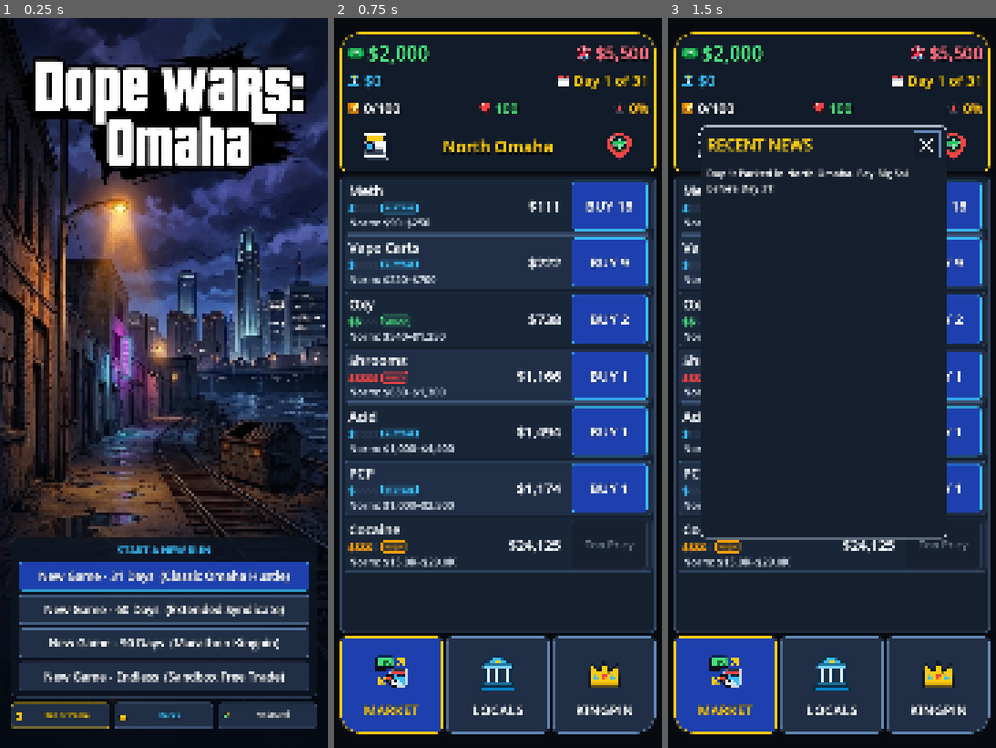
Above: before the commit, frames 1-3 (left to right).
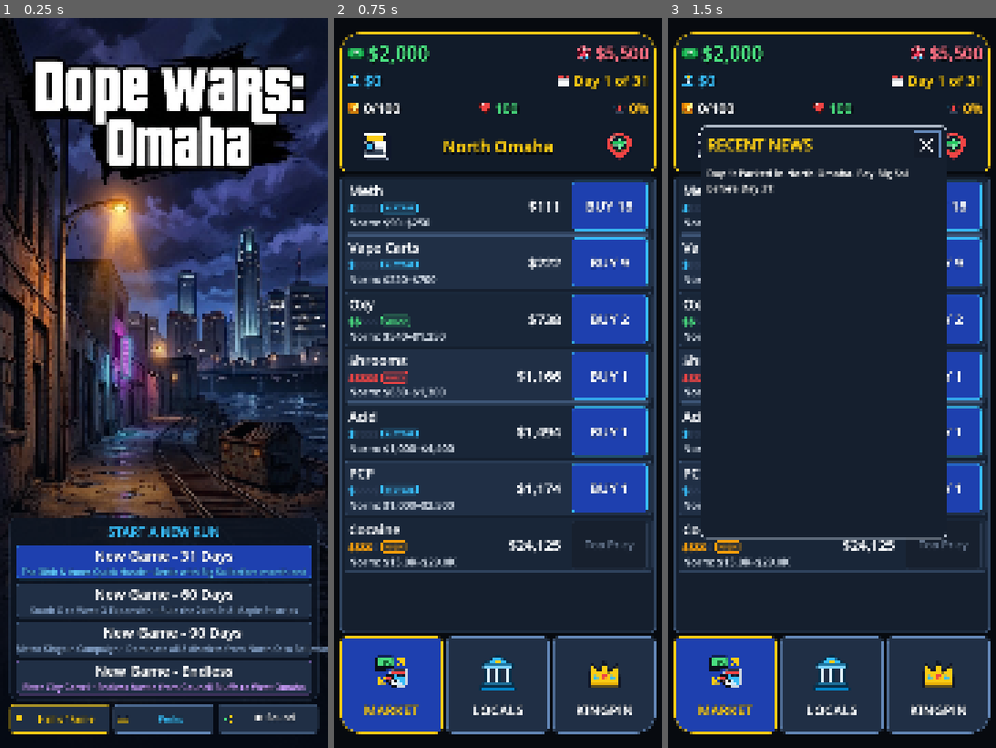
Above: after the commit, the same moments.

Repository: TimGoergen/dope-wars
Game: Godot game, scene res://Main.tscn
Same seed, same stepped clock (60 frames per second), same inputs: the game is played once before the commit and once after it.
Inputs (mouse positions are in pixels of both pictures, inside the frame that each line leads up to):
- Up to frame 1 (0.25 s): no input
- Up to frame 2 (0.75 s): click (498, 572) at 0.5 s, where only the run before the commit has a clickable "New Game - 31 Days (Classic O…"
- Up to frame 3 (1.5 s): click (710, 149) at 1.27 s

The runs differ from the first frame. In frame 1, 15% of the frame differs, in the area x 2-100%, y 68-99%; in frame 2, nothing differs; in frame 3, nothing differs.

Commit message:
Enlarge start screen text by 20% and add Omaha-flavored descriptions to game modes

Diff:
--- a/game/scripts/ui/StartScreen.gd
+++ b/game/scripts/ui/StartScreen.gd
@@ -28,6 +28,7 @@
 var _audio_btn: Button
 var _confirm_overlay: ColorRect
 var _confirm_msg_lbl: Label
+var _abandon_btn: Button
 
 
 func _init() -> void:
@@ -65,13 +66,13 @@
 	_bg_rect.mouse_filter = Control.MOUSE_FILTER_IGNORE
 	add_child(_bg_rect)
 
-	# 2. Subtle Dark Gradient Scrim across the lower 55% for button readability
+	# 2. Subtle Dark Gradient Scrim across the lower 58% for button readability
 	var scrim := TextureRect.new()
 	scrim.texture = UiPalette.make_vertical_gradient(Color(0.02, 0.04, 0.08, 0.0), Color(0.02, 0.04, 0.08, 0.96), 32, 256)
 	scrim.expand_mode = TextureRect.EXPAND_IGNORE_SIZE
 	scrim.stretch_mode = TextureRect.STRETCH_SCALE
 	scrim.set_anchors_preset(Control.PRESET_FULL_RECT)
-	scrim.anchor_top = 0.42
+	scrim.anchor_top = 0.40
 	scrim.anchor_bottom = 1.0
 	scrim.mouse_filter = Control.MOUSE_FILTER_IGNORE
 	add_child(scrim)
@@ -79,45 +80,45 @@
 	# 3. Main Action Container pinned to lower screen
 	var margin := MarginContainer.new()
 	margin.set_anchors_and_offsets_preset(Control.PRESET_FULL_RECT)
-	margin.add_theme_constant_override("margin_left", 36)
-	margin.add_theme_constant_override("margin_right", 36)
-	margin.add_theme_constant_override("margin_top", 1120)
-	margin.add_theme_constant_override("margin_bottom", 64)
+	margin.add_theme_constant_override("margin_left", 32)
+	margin.add_theme_constant_override("margin_right", 32)
+	margin.add_theme_constant_override("margin_top", 980)
+	margin.add_theme_constant_override("margin_bottom", 48)
 	add_child(margin)
 
 	var main_vbox := VBoxContainer.new()
 	main_vbox.size_flags_horizontal = Control.SIZE_EXPAND_FILL
 	main_vbox.size_flags_vertical = Control.SIZE_EXPAND_FILL
 	main_vbox.alignment = BoxContainer.ALIGNMENT_END
-	main_vbox.add_theme_constant_override("separation", 18)
+	main_vbox.add_theme_constant_override("separation", 16)
 	margin.add_child(main_vbox)
 
 	# Card container wrapping buttons
 	_buttons_card = PanelContainer.new()
 	_buttons_card.size_flags_horizontal = Control.SIZE_EXPAND_FILL
 	_buttons_card.add_theme_stylebox_override("panel", UiPalette.make_box(
-		Color(0.05, 0.08, 0.13, 0.88),
+		Color(0.05, 0.08, 0.13, 0.90),
 		UiPalette.BORDER_SLATE,
 		20,
 		2,
-		24,
-		20
+		20,
+		18
 	))
 	main_vbox.add_child(_buttons_card)
 
 	var card_vbox := VBoxContainer.new()
 	card_vbox.size_flags_horizontal = Control.SIZE_EXPAND_FILL
-	card_vbox.add_theme_constant_override("separation", 14)
+	card_vbox.add_theme_constant_override("separation", 12)
 	_buttons_card.add_child(card_vbox)
 
 	# Continue Section (Panel + Button)
 	_continue_box = PanelContainer.new()
 	_continue_box.size_flags_horizontal = Control.SIZE_EXPAND_FILL
 	_continue_box.add_theme_stylebox_override("panel", UiPalette.make_box(
-		Color(0.08, 0.16, 0.12, 0.90),
+		Color(0.08, 0.16, 0.12, 0.92),
 		UiPalette.CASH_EMERALD,
-		14,
-		2,
+		16,
+		3,
 		18,
 		14
 	))
@@ -128,14 +129,16 @@
 	cont_inner_vbox.add_theme_constant_override("separation", 8)
 	_continue_box.add_child(cont_inner_vbox)
 
-	_continue_info_lbl = UiPalette.add_label(cont_inner_vbox, "ACTIVE RUN IN PROGRESS", UiPalette.FONT_ROW_SUB, UiPalette.GOLD_ACCENT, false)
+	# 20% larger: 26px -> 31px
+	_continue_info_lbl = UiPalette.add_label(cont_inner_vbox, "ACTIVE RUN IN PROGRESS", 31, UiPalette.GOLD_ACCENT, false)
 	_continue_info_lbl.horizontal_alignment = HORIZONTAL_ALIGNMENT_CENTER
 
+	# 20% larger: 38px -> 46px
 	_continue_btn = Button.new()
-	_continue_btn.text = "▶ Continue"
+	_continue_btn.text = "▶ Continue Run"
 	_continue_btn.size_flags_horizontal = Control.SIZE_EXPAND_FILL
-	_continue_btn.custom_minimum_size = Vector2(0, 108)
-	UiPalette.style_button(_continue_btn, UiPalette.BTN_SUCCESS, UiPalette.CASH_EMERALD, UiPalette.TEXT_PRIMARY, UiPalette.FONT_HEADER)
+	_continue_btn.custom_minimum_size = Vector2(0, 114)
+	UiPalette.style_button(_continue_btn, UiPalette.BTN_SUCCESS, UiPalette.CASH_EMERALD, UiPalette.TEXT_PRIMARY, 46)
 	_continue_btn.pressed.connect(func() -> void:
 		Audio.play(&"drive_engine")
 		Haptics.pulse(30.0)
@@ -143,37 +146,61 @@
 	)
 	cont_inner_vbox.add_child(_continue_btn)
 
-	# Section Header
-	var section_lbl := UiPalette.add_label(card_vbox, "START A NEW RUN", UiPalette.FONT_SUBHEAD, UiPalette.BANK_CYAN, false)
+	# Section Header (20% larger: 34px -> 41px)
+	var section_lbl := UiPalette.add_label(card_vbox, "START A NEW RUN", 41, UiPalette.BANK_CYAN, false)
 	section_lbl.horizontal_alignment = HORIZONTAL_ALIGNMENT_CENTER
 
-	# New Game - 31 Days (Classic)
-	_btn_31 = _create_new_game_button("New Game - 31 Days", "Classic Omaha Hustle", 31, UiPalette.BTN_PRIMARY, UiPalette.BANK_CYAN)
+	# New Game - 31 Days (Omaha flavor: 30th & Ames / Big Sal / Old Market sprint)
+	_btn_31 = _create_new_game_button(
+		"New Game - 31 Days",
+		"The 30th & Ames Quick Hustle • Settle with Big Sal before month-end",
+		31,
+		UiPalette.BTN_PRIMARY,
+		UiPalette.BANK_CYAN
+	)
 	card_vbox.add_child(_btn_31)
 
-	# New Game - 60 Days
-	_btn_60 = _create_new_game_button("New Game - 60 Days", "Extended Syndicate", 60, UiPalette.CARD_BG, UiPalette.BORDER_BRIGHT)
+	# New Game - 60 Days (Omaha flavor: South O to West O / 24th St & Maple St strips)
+	_btn_60 = _create_new_game_button(
+		"New Game - 60 Days",
+		"South O to West O Expansion • Rule the 24th St & Maple St strips",
+		60,
+		UiPalette.CARD_BG,
+		UiPalette.BORDER_BRIGHT
+	)
 	card_vbox.add_child(_btn_60)
 
-	# New Game - 90 Days
-	_btn_90 = _create_new_game_button("New Game - 90 Days", "Marathon Kingpin", 90, UiPalette.CARD_BG, UiPalette.BORDER_BRIGHT)
+	# New Game - 90 Days (Omaha flavor: 8-district Metro Kingpin Campaign to Bellevue)
+	_btn_90 = _create_new_game_button(
+		"New Game - 90 Days",
+		"Metro Kingpin Campaign • Dominate all 8 districts from North O to Bellevue",
+		90,
+		UiPalette.CARD_BG,
+		UiPalette.BORDER_BRIGHT
+	)
 	card_vbox.add_child(_btn_90)
 
-	# New Game - Endless
-	_btn_endless = _create_new_game_button("New Game - Endless", "Sandbox Free Trade", 0, UiPalette.CARD_BG, UiPalette.PURPLE_VIP)
+	# New Game - Endless (Omaha flavor: River City Cartel / Council Bluffs to West O)
+	_btn_endless = _create_new_game_button(
+		"New Game - Endless",
+		"River City Cartel • Endless hustle from Council Bluffs to West Omaha",
+		0,
+		UiPalette.CARD_BG,
+		UiPalette.PURPLE_VIP
+	)
 	card_vbox.add_child(_btn_endless)
 
-	# Utility Row: Hall of Fame, Perks & Street Cred, Audio Toggle
+	# Utility Row: Hall of Fame, Perks & Street Cred, Audio Toggle (20% larger: 25px -> 30px)
 	var util_row := HBoxContainer.new()
 	util_row.size_flags_horizontal = Control.SIZE_EXPAND_FILL
-	util_row.add_theme_constant_override("separation", 14)
+	util_row.add_theme_constant_override("separation", 12)
 	main_vbox.add_child(util_row)
 
 	var hof_btn := Button.new()
 	hof_btn.text = "🏆 Hall of Fame"
 	hof_btn.size_flags_horizontal = Control.SIZE_EXPAND_FILL
-	hof_btn.custom_minimum_size = Vector2(0, 84)
-	UiPalette.style_button(hof_btn, UiPalette.CARD_BG, UiPalette.GOLD_ACCENT, UiPalette.GOLD_ACCENT, UiPalette.FONT_SMALL)
+	hof_btn.custom_minimum_size = Vector2(0, 94)
+	UiPalette.style_button(hof_btn, UiPalette.CARD_BG, UiPalette.GOLD_ACCENT, UiPalette.GOLD_ACCENT, 30)
 	hof_btn.pressed.connect(func() -> void:
 		Audio.play(&"tap")
 		hall_of_fame_requested.emit()
@@ -183,8 +210,8 @@
 	var perks_btn := Button.new()
 	perks_btn.text = "🎖️ Perks"
 	perks_btn.size_flags_horizontal = Control.SIZE_EXPAND_FILL
-	perks_btn.custom_minimum_size = Vector2(0, 84)
-	UiPalette.style_button(perks_btn, UiPalette.CARD_BG, UiPalette.BORDER_BRIGHT, UiPalette.BANK_CYAN, UiPalette.FONT_SMALL)
+	perks_btn.custom_minimum_size = Vector2(0, 94)
+	UiPalette.style_button(perks_btn, UiPalette.CARD_BG, UiPalette.BORDER_BRIGHT, UiPalette.BANK_CYAN, 30)
 	perks_btn.pressed.connect(func() -> void:
 		Audio.play(&"tap")
 		perks_requested.emit()
@@ -194,8 +221,8 @@
 	_audio_btn = Button.new()
 	_audio_btn.text = "🔊 Sound"
 	_audio_btn.size_flags_horizontal = Control.SIZE_EXPAND_FILL
-	_audio_btn.custom_minimum_size = Vector2(0, 84)
-	UiPalette.style_button(_audio_btn, UiPalette.CARD_BG, UiPalette.BORDER_SLATE, UiPalette.TEXT_PRIMARY, UiPalette.FONT_SMALL)
+	_audio_btn.custom_minimum_size = Vector2(0, 94)
+	UiPalette.style_button(_audio_btn, UiPalette.CARD_BG, UiPalette.BORDER_SLATE, UiPalette.TEXT_PRIMARY, 30)
 	_audio_btn.pressed.connect(func() -> void:
 		Audio.muted = not Audio.muted
 		_meta["muted"] = Audio.muted
@@ -211,10 +238,42 @@
 
 func _create_new_game_button(title: String, subtitle: String, days: int, bg_col: Color, border_col: Color) -> Button:
 	var btn := Button.new()
-	btn.text = "%s  (%s)" % [title, subtitle] if subtitle != "" else title
 	btn.size_flags_horizontal = Control.SIZE_EXPAND_FILL
-	btn.custom_minimum_size = Vector2(0, 96)
-	UiPalette.style_button(btn, bg_col, border_col, UiPalette.TEXT_PRIMARY, UiPalette.FONT_HEADER)
+	btn.custom_minimum_size = Vector2(0, 114)
+	# 20% larger base button font: 38px -> 46px
+	UiPalette.style_button(btn, bg_col, border_col, UiPalette.TEXT_PRIMARY, 46)
+	btn.text = "" # Cleared so internal 2-line VBox handles both bold title & Omaha flavor line
+
+	var inner_vbox := VBoxContainer.new()
+	inner_vbox.set_anchors_and_offsets_preset(Control.PRESET_FULL_RECT)
+	inner_vbox.alignment = BoxContainer.ALIGNMENT_CENTER
+	inner_vbox.add_theme_constant_override("separation", 3)
+	inner_vbox.mouse_filter = Control.MOUSE_FILTER_IGNORE
+	btn.add_child(inner_vbox)
+
+	var title_lbl := Label.new()
+	title_lbl.text = title
+	title_lbl.horizontal_alignment = HORIZONTAL_ALIGNMENT_CENTER
+	title_lbl.add_theme_font_override("font", UiPalette.make_bold_font())
+	title_lbl.add_theme_font_size_override("font_size", 46) # 20% larger: 38 * 1.2 = 46px
+	title_lbl.add_theme_color_override("font_color", UiPalette.TEXT_PRIMARY)
+	title_lbl.add_theme_color_override("font_outline_color", Color(0.0, 0.0, 0.0, 0.95))
+	title_lbl.add_theme_constant_override("outline_size", 5)
+	title_lbl.mouse_filter = Control.MOUSE_FILTER_IGNORE
+	inner_vbox.add_child(title_lbl)
+
+	if subtitle != "":
+		var sub_lbl := Label.new()
+		sub_lbl.text = subtitle
+		sub_lbl.horizontal_alignment = HORIZONTAL_ALIGNMENT_CENTER
+		sub_lbl.add_theme_font_override("font", UiPalette.make_bold_font())
+		sub_lbl.add_theme_font_size_override("font_size", 28) # Clean, legible Omaha flavor line
+		sub_lbl.add_theme_color_override("font_color", border_col.lightened(0.2) if border_col.a > 0.0 else UiPalette.TEXT_SECONDARY)
+		sub_lbl.add_theme_color_override("font_outline_color", Color(0.0, 0.0, 0.0, 0.95))
+		sub_lbl.add_theme_constant_override("outline_size", 4)
+		sub_lbl.mouse_filter = Control.MOUSE_FILTER_IGNORE
+		inner_vbox.add_child(sub_lbl)
+
 	btn.pressed.connect(func() -> void:
 		_on_new_game_pressed(days)
 	)
@@ -231,10 +290,10 @@
 
 	var margin := MarginContainer.new()
 	margin.set_anchors_and_offsets_preset(Control.PRESET_FULL_RECT)
-	margin.add_theme_constant_override("margin_left", 48)
-	margin.add_theme_constant_override("margin_right", 48)
-	margin.add_theme_constant_override("margin_top", 700)
-	margin.add_theme_constant_override("margin_bottom", 700)
+	margin.add_theme_constant_override("margin_left", 40)
+	margin.add_theme_constant_override("margin_right", 40)
+	margin.add_theme_constant_override("margin_top", 680)
+	margin.add_theme_constant_override("margin_bottom", 680)
 	_confirm_overlay.add_child(margin)
 
 	var panel := PanelContainer.new()
@@ -254,16 +313,18 @@
 	vbox.size_flags_horizontal = Control.SIZE_EXPAND_FILL
 	vbox.size_flags_vertical = Control.SIZE_EXPAND_FILL
 	vbox.alignment = BoxContainer.ALIGNMENT_CENTER
-	vbox.add_theme_constant_override("separation", 20)
+	vbox.add_theme_constant_override("separation", 22)
 	panel.add_child(vbox)
 
-	var title_lbl := UiPalette.add_label(vbox, "⚠️ ABANDON ACTIVE RUN?", UiPalette.FONT_HEADER, UiPalette.DEBT_CRIMSON, false)
+	# 20% larger: 38px -> 46px
+	var title_lbl := UiPalette.add_label(vbox, "⚠️ ABANDON ACTIVE RUN?", 46, UiPalette.DEBT_CRIMSON, false)
 	title_lbl.horizontal_alignment = HORIZONTAL_ALIGNMENT_CENTER
 
+	# 20% larger: 34px -> 41px
 	_confirm_msg_lbl = UiPalette.add_label(
 		vbox,
-		"You have a run currently in progress.\nStarting a new run will permanently abandon your progress.\n\nStart new run anyway?",
-		UiPalette.FONT_ROW_MAIN,
+		"You have an Omaha run in progress.\nStarting a new run will permanently overwrite your progress.\n\nStart new run anyway?",
+		41,
 		UiPalette.TEXT_PRIMARY,
 		false
 	)
@@ -275,24 +336,26 @@
 	btn_row.add_theme_constant_override("separation", 14)
 	vbox.add_child(btn_row)
 
-	var abandon_btn := Button.new()
-	abandon_btn.text = "⚠️ Abandon & Start New Run"
-	abandon_btn.size_flags_horizontal = Control.SIZE_EXPAND_FILL
-	abandon_btn.custom_minimum_size = Vector2(0, 96)
-	UiPalette.style_button(abandon_btn, UiPalette.BTN_DANGER, UiPalette.DEBT_CRIMSON, UiPalette.TEXT_PRIMARY, UiPalette.FONT_HEADER)
-	abandon_btn.pressed.connect(func() -> void:
+	# 20% larger: 38px -> 46px
+	_abandon_btn = Button.new()
+	_abandon_btn.text = "⚠️ Abandon & Start New Run"
+	_abandon_btn.size_flags_horizontal = Control.SIZE_EXPAND_FILL
+	_abandon_btn.custom_minimum_size = Vector2(0, 108)
+	UiPalette.style_button(_abandon_btn, UiPalette.BTN_DANGER, UiPalette.DEBT_CRIMSON, UiPalette.TEXT_PRIMARY, 46)
+	_abandon_btn.pressed.connect(func() -> void:
 		_confirm_overlay.visible = false
 		Audio.play(&"drive_engine")
 		Haptics.pulse(40.0)
 		start_new_run_requested.emit(_pending_mode_days)
 	)
-	btn_row.add_child(abandon_btn)
-
+	btn_row.add_child(_abandon_btn)
+
+	# 20% larger: 30px -> 36px
 	var cancel_btn := Button.new()
 	cancel_btn.text = "Cancel (Keep Current Run)"
 	cancel_btn.size_flags_horizontal = Control.SIZE_EXPAND_FILL
-	cancel_btn.custom_minimum_size = Vector2(0, 84)
-	UiPalette.style_button(cancel_btn, UiPalette.CARD_BG, UiPalette.BORDER_SLATE, UiPalette.TEXT_SECONDARY, UiPalette.FONT_BUTTON)
+	cancel_btn.custom_minimum_size = Vector2(0, 92)
+	UiPalette.style_button(cancel_btn, UiPalette.CARD_BG, UiPalette.BORDER_SLATE, UiPalette.TEXT_SECONDARY, 36)
 	cancel_btn.pressed.connect(func() -> void:
 		Audio.play(&"tap")
 		_confirm_overlay.visible = false
@@ -311,12 +374,14 @@
 		var dist_name := String(OmahaCatalog.get_district(dist_id)["name"])
 		var cash_val := int(saved.get("cash", 0))
 
-		_confirm_msg_lbl.text = "You currently have an active run:\n%s • %s • Cash: %s\n\nStarting a new run will permanently overwrite your progress.\nStart new %s run anyway?" % [
+		var mode_name := ("%d-Day" % days) if days > 0 else "Endless"
+		_confirm_msg_lbl.text = "Active Omaha Run:\n%s • %s • Cash: %s\n\nStarting a new run will permanently overwrite your progress.\nStart new %s Omaha run anyway?" % [
 			d_str,
 			dist_name,
 			Money.format(cash_val),
-			("%d-day" % days) if days > 0 else "endless"
+			mode_name
 		]
+		_abandon_btn.text = "⚠️ Abandon & Start %s Run" % mode_name
 		_confirm_overlay.visible = true
 	else:
 		Audio.play(&"drive_engine")
